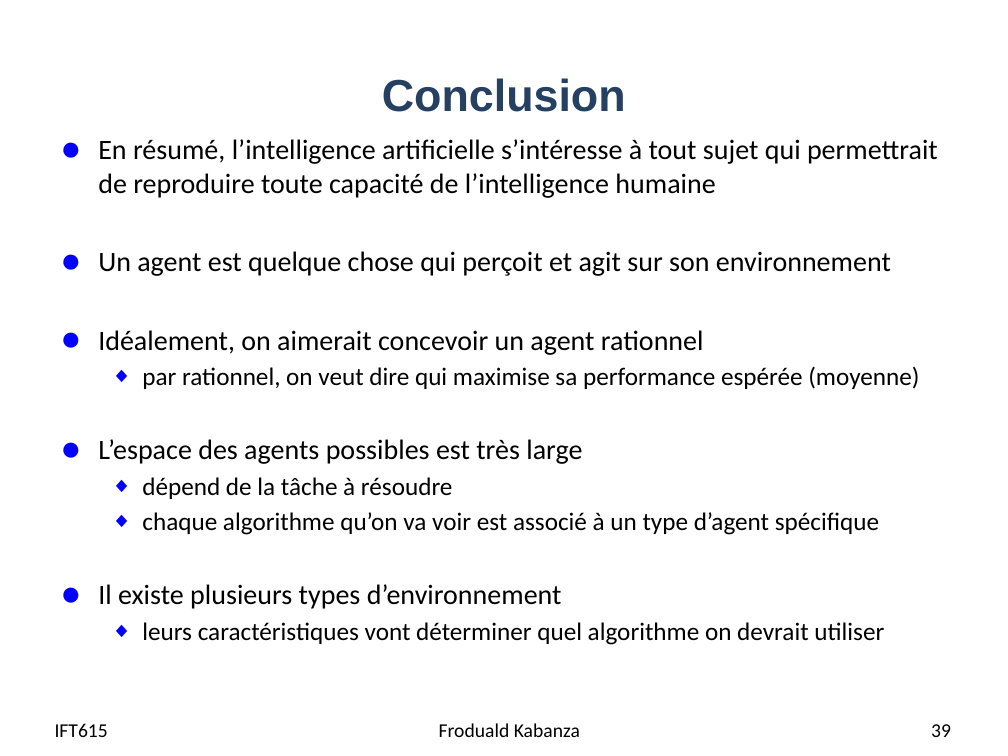
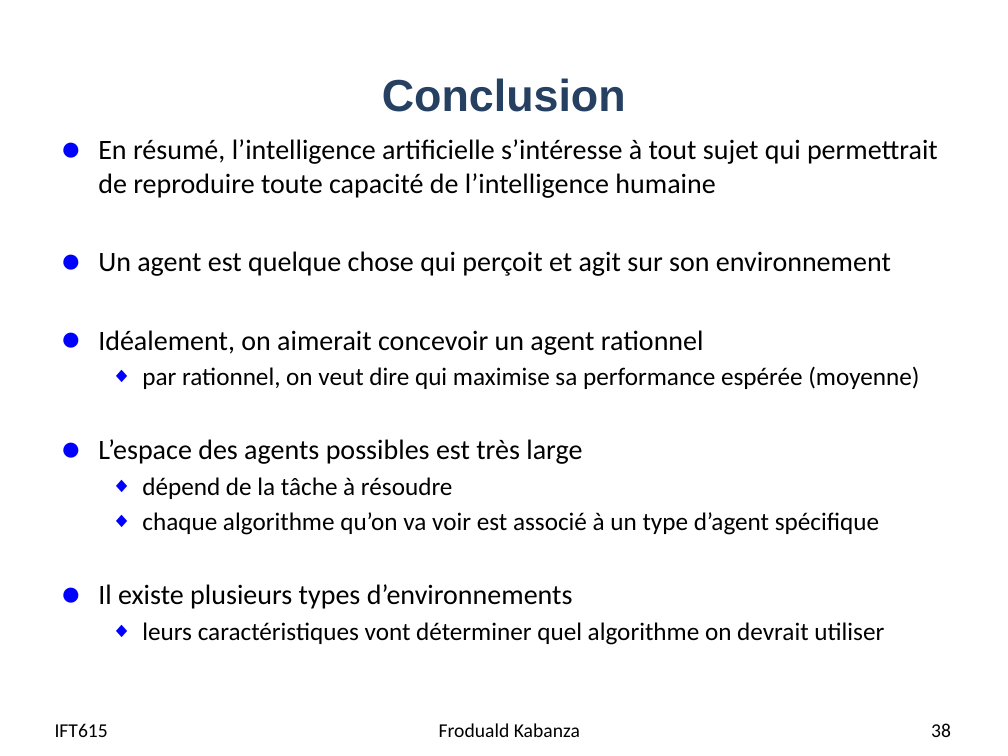
Before and after one commit to djeffkanda/djeffkanda.github.io, a slide deck: slide 38 of ift/assets/slides/ift615-02-Agents intelligents.pptx (slide 39 before the commit). Drawn at 1008x756 pixels with LibreOffice and Linux fonts; fonts in the diff are those of the drawing; background and template pictures are left out. Boxes give left, top, right and bottom in pixels: in the first picture for what was removed or moved away, otherwise in the second. Text is boxed around its words. In the diff, an @@ line names an element or a change of style, - is before the commit and + after.

```diff
--- a/ift/assets/slides/ift615-02-Agents intelligents.pptx
+++ b/ift/assets/slides/ift615-02-Agents intelligents.pptx
@@ text at (98, 584, 573, 609): text changed @@
-● Il existe plusieurs types d’environnement
+● Il existe plusieurs types d’environnements
@@ page number at (931, 723, 951, 737): text changed @@
-39
+38
```
Also in this commit, not shown: 16 other slides changed, 1 slide removed, 6 other files.
